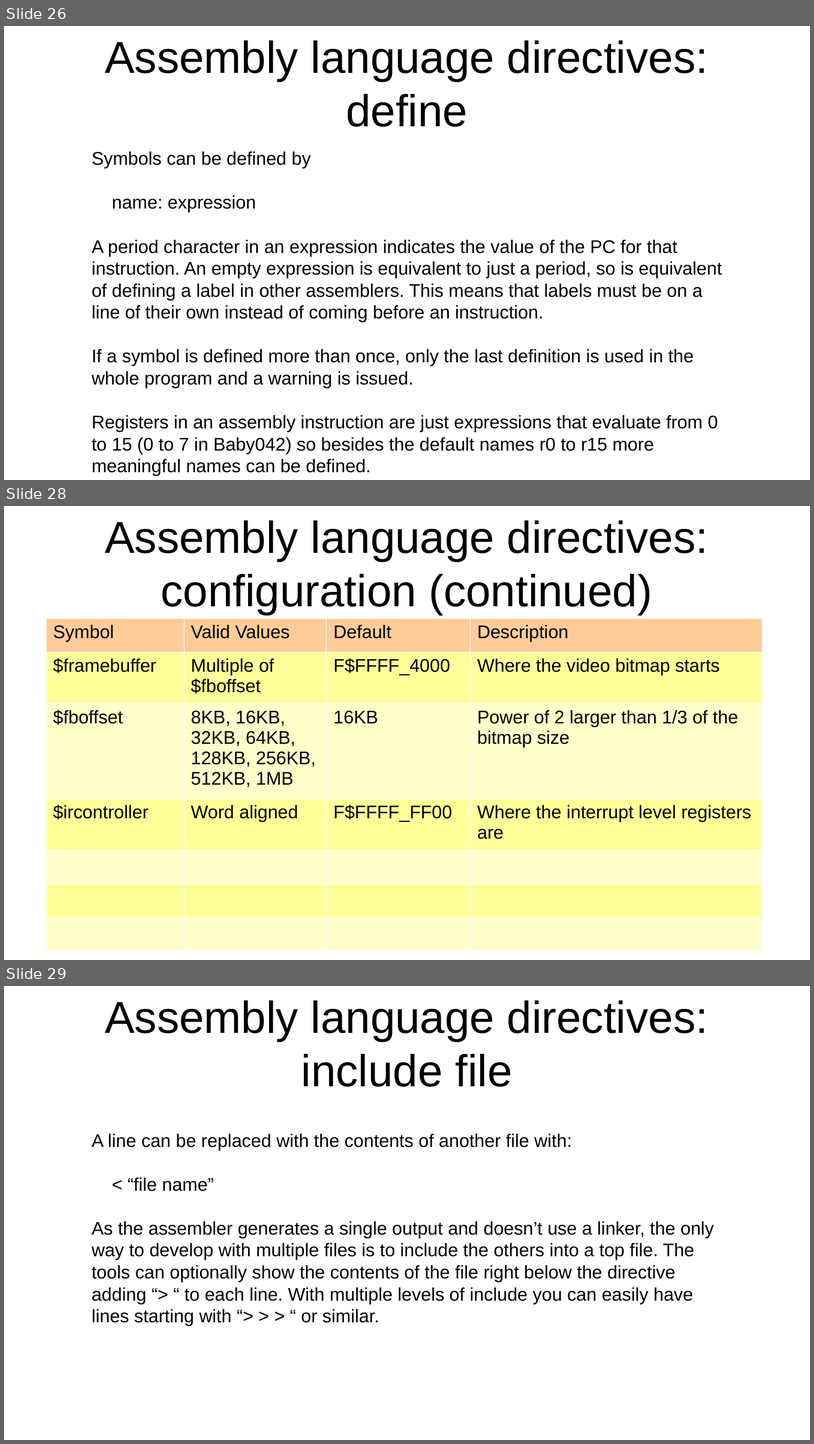
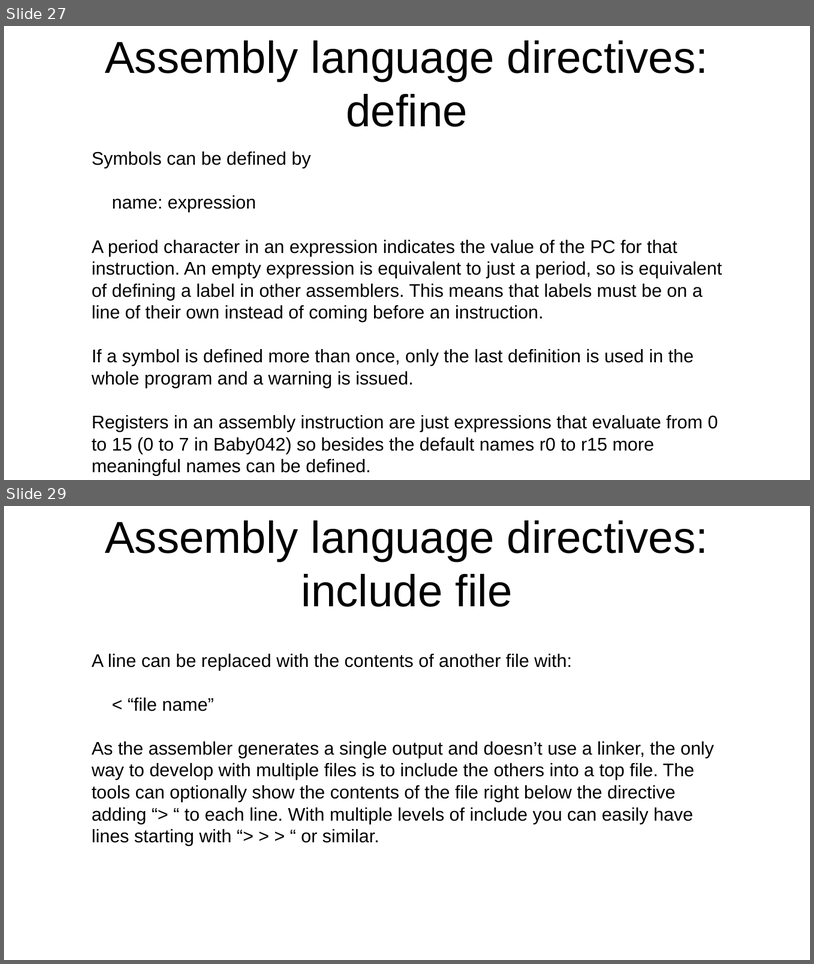
Before and after one commit to jeceljr/baby42, a slide deck: doc/baby42_slides.odp. Shown one above the other, each under a label of ours: slides 26, 28 and 29 before the commit, slides 27 and 29 after it; the slides between them are not shown. The pictures are 814x1444 and 814x964 pixels, drawn with LibreOffice and Linux fonts; fonts in the diff are those of the drawing. Boxes give left, top, right and bottom in pixels: in the first picture for what was removed or moved away, otherwise in the second. Text is boxed around its words. In the diff, an @@ line names an element or a change of style, - is before the commit and + after.

Commit message:
make video runtime configurable

```diff
--- a/doc/baby42_slides.odp
+++ b/doc/baby42_slides.odp
@@ slide 28 removed at (x1=4, y1=506, x2=810, y2=960), background #FFFFFF @@
@@ title removed at (x1=105, y1=520, x2=708, y2=615) @@
-Assembly language directives:
-configuration (continued)
@@ table removed at (x1=46, y1=618, x2=762, y2=940), 7 rows, 4 columns @@
-Symbol | Valid Values | Default | Description
-$framebuffer | Multiple of $fboffset | F$FFFF_4000 | Where the video bitmap starts
-$fboffset | 8KB, 16KB, 32KB, 64KB, 128KB, 256KB, 512KB, 1MB | 16KB | Power of 2 larger than 1/3 of the bitmap size
-$ircontroller | Word aligned | F$FFFF_FF00 | Where the interrupt level registers are
- |  |  | 
- |  |  | 
- |  |  | 
@@ what was slide 26 is now slide 27 @@
```
Also in this commit, not shown: 1 slide changed, 1 slide added, 1 other file.
